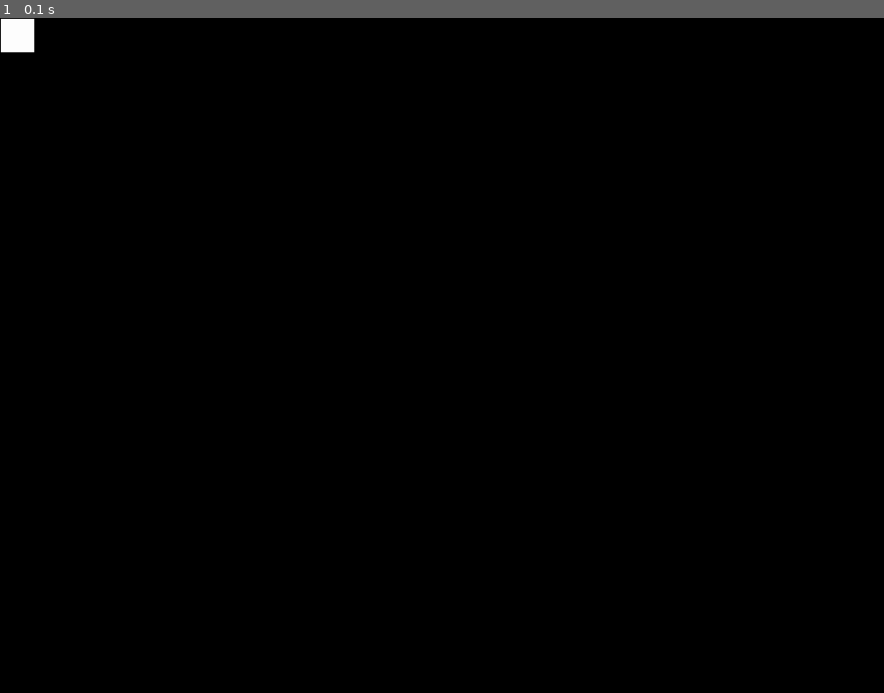
Above: before the commit, frame 1.
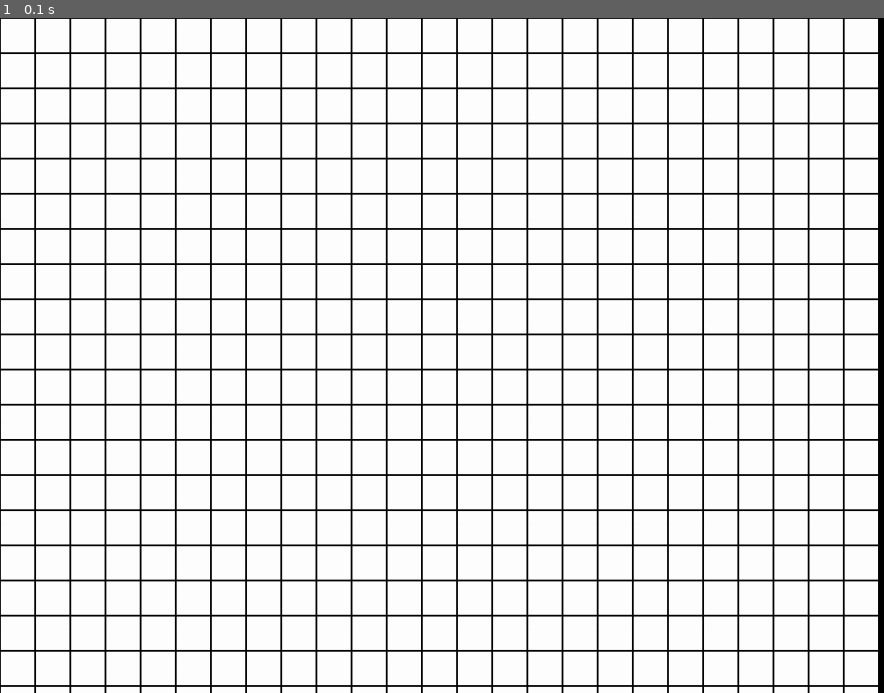
Above: after the commit, the same moment.

Repository: JonGift/Pygame-Rpg
Game: pygame game, started from main.py
The game is run twice, just before and just after one commit, with the same random seed, the same clock (stepped at 60 frames per second) and the same inputs.
Inputs:
- Up to frame 1 (0.1 s): no input

The runs differ from the first frame. In frame 1, 94% of the frame differs, in the area x 0-100%, y 0-100%.

Commit message:
Added tile creation.

Diff:
--- a/main.py
+++ b/main.py
@@ -1,16 +1,20 @@
 __author__ = 'Jawnathan'
-import constants
 import pygame
 import sys
+
+import constants
+import tiles
+import player
 
 fps_clock = pygame.time.Clock()
 pygame.init()
 display_surface = pygame.display.set_mode((constants.SCREEN_WIDTH, constants.SCREEN_HEIGHT))
 pygame.display.set_caption('An rpg')
 temp = pygame.image.load('img/blank_tile.png')
+temp = tiles.map(25,20,'temp')
 
 while True:
-    display_surface.blit(temp, (0,0))
+    temp.update(display_surface)
     for event in pygame.event.get():
         if event.type == pygame.QUIT:
             pygame.quit()
--- a/tiles.py
+++ b/tiles.py
@@ -1,17 +1,41 @@
+import pygame
 import constants
 
 class tile:
-    def __init__(self, tile_size, type):
+    def __init__(self, type, tile_size):
+        self.type = type
+        self.tile_size = tile_size
+        self.x = 0
+        self.y = 0
+        self.reference_name = 0
+        if self.type == 0:
+            self.type = 'blank_tile'
 
-def create_tile(pos_x, pos_y, tile_size = constants.TILE_SIZE, type):
+def create_tile(pos_x, pos_y, type, reference_number, tile_size = constants.TILE_SIZE):
+    new_tile = tile(type, tile_size)
+    new_tile.type = pygame.image.load('img/' + new_tile.type + '.png')
+    new_tile.x = pos_x * 40
+    new_tile.y = pos_y * 40
+    new_tile.reference_name = reference_number
 
+    return new_tile
 
 class map:
     def __init__(self, length, width, effect):
         self.length = length
         self.width = width
         self.effect = effect
+        #tile dict here, need to update tiles.
+        self.tile_dictionary = {}
+        self.counter = 0
 
         for x in range(self.length):
             for i in range(self.width):
-                create_tile(x, i)
+                self.temp = create_tile(x, i, 0, self.counter)
+                self.tile_dictionary[self.temp.reference_name] = create_tile(x, i, 0, self.counter)
+                self.counter += 1
+
+    def update(self, display_surface):
+        #Update tiles here!
+        for i in range(len(self.tile_dictionary)):
+            display_surface.blit(self.tile_dictionary[i].type, (self.tile_dictionary[i].x, self.tile_dictionary[i].y))
